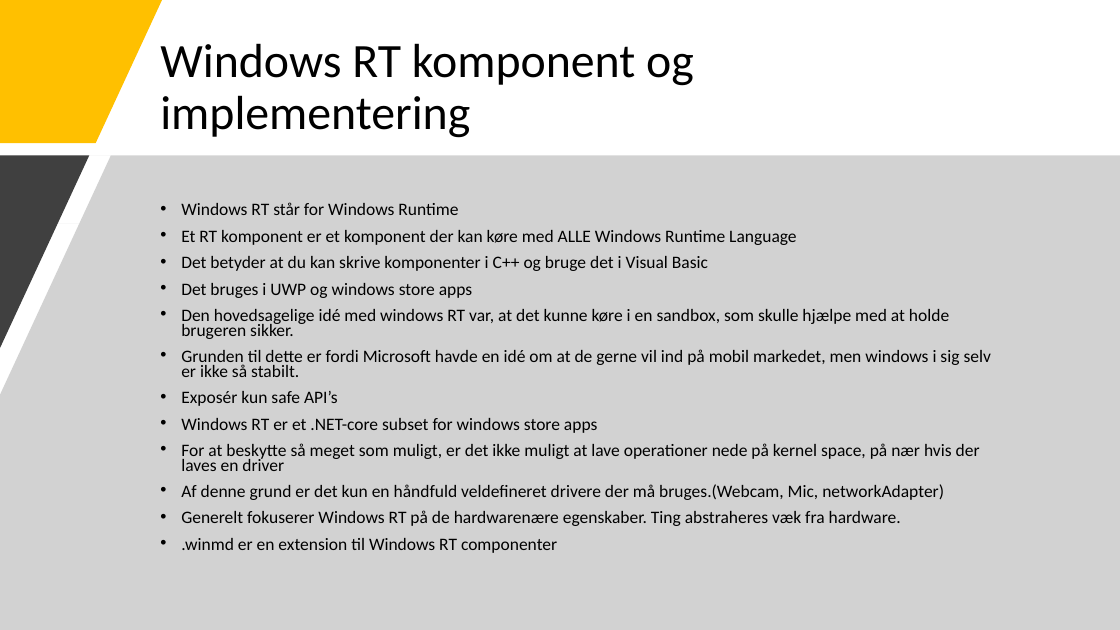
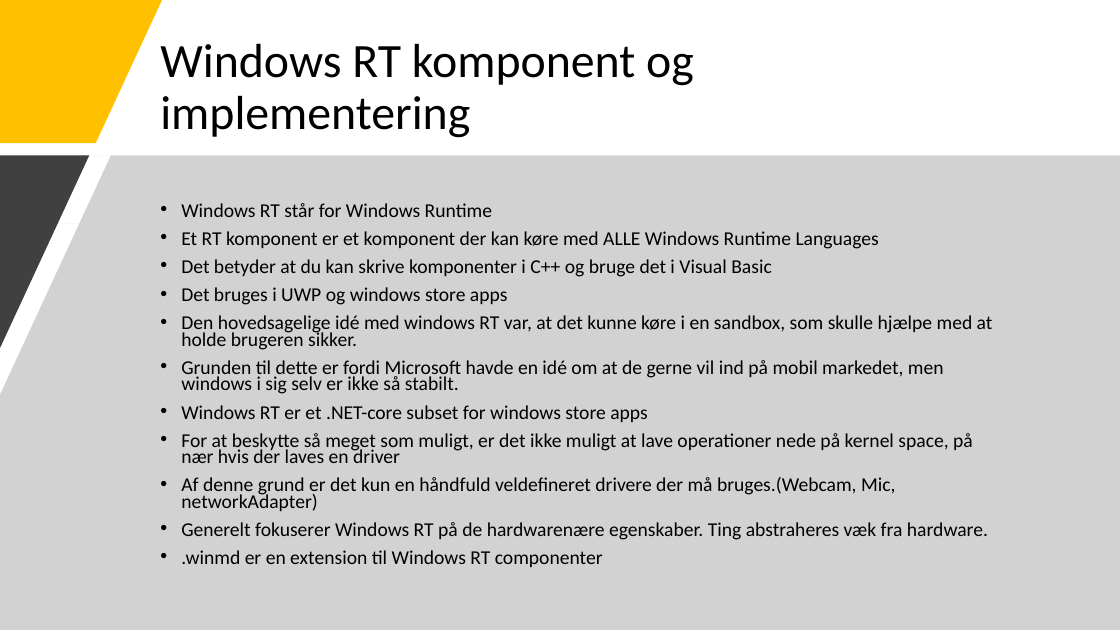
Before and after one commit to Bl0bb3r/KPU_CBD, a slide deck: slide 8 of Presentations/7_CrossPlatform.pptx. Drawn at 1120x630 pixels with LibreOffice and Linux fonts; fonts in the diff are those of the drawing. Boxes give left, top, right and bottom in pixels: in the first picture for what was removed or moved away, otherwise in the second. Text is boxed around its words. In the diff, an @@ line names an element or a change of style, - is before the commit and + after.

```diff
--- a/Presentations/7_CrossPlatform.pptx
+++ b/Presentations/7_CrossPlatform.pptx
@@ text at [181, 203, 993, 567]: size 15 to 16.8 pt @@
@@ text at [181, 231, 879, 249]: text changed; size 15 to 16.8 pt @@
-• Et RT komponent er et komponent der kan køre med ALLE Windows Runtime Language
+• Et RT komponent er et komponent der kan køre med ALLE Windows Runtime Languages
@@ text at [181, 391, 338, 406]: paragraph removed @@
-• Exposér kun safe API’s
```
Also in this commit, not shown: 7 other files.
